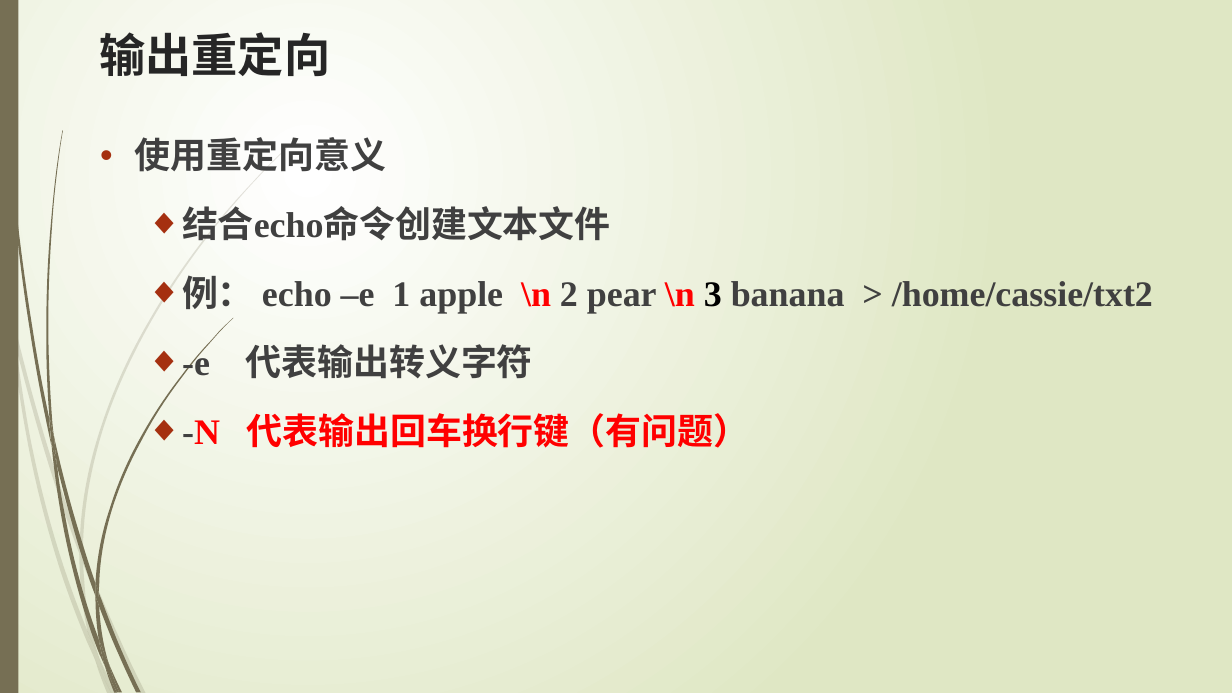
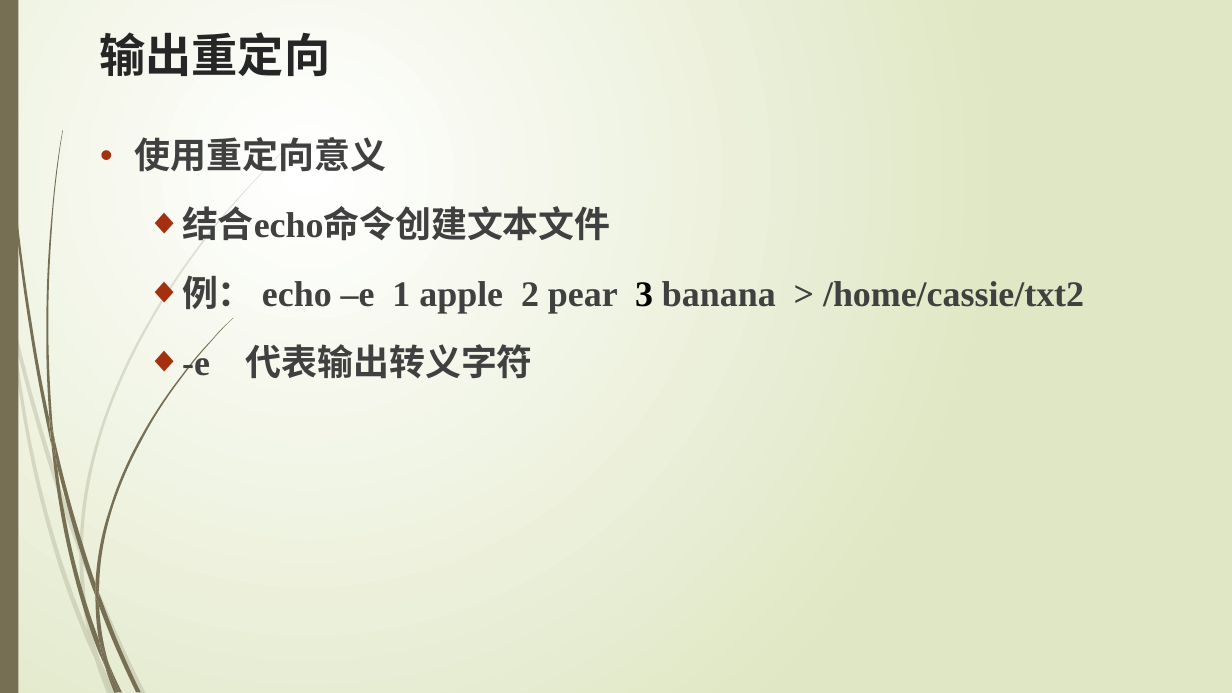
Before and after one commit to edu2act/course-testing-technique, a slide deck: slide 8 of PPT/5 Redirection & Piping.pptx. Drawn at 1232x693 pixels with LibreOffice and Linux fonts; fonts in the diff are those of the drawing. Boxes give left, top, right and bottom in pixels: in the first picture for what was removed or moved away, otherwise in the second. Text is boxed around its words. In the diff, an @@ line names an element or a change of style, - is before the commit and + after.

```diff
--- a/PPT/5 Redirection & Piping.pptx
+++ b/PPT/5 Redirection & Piping.pptx
@@ text at <box>182,275,1084,314</box>: text changed @@
-  ◆ 例： echo –e 1 apple \n 2 pear \n 3 banana > /home/cassie/txt2
+  ◆ 例： echo –e 1 apple 2 pear 3 banana > /home/cassie/txt2
@@ text at <box>182,413,749,448</box>: paragraph removed @@
-  ◆ -N 代表输出回车换行键（有问题）
```
Also in this commit, not shown: 2 other files.
